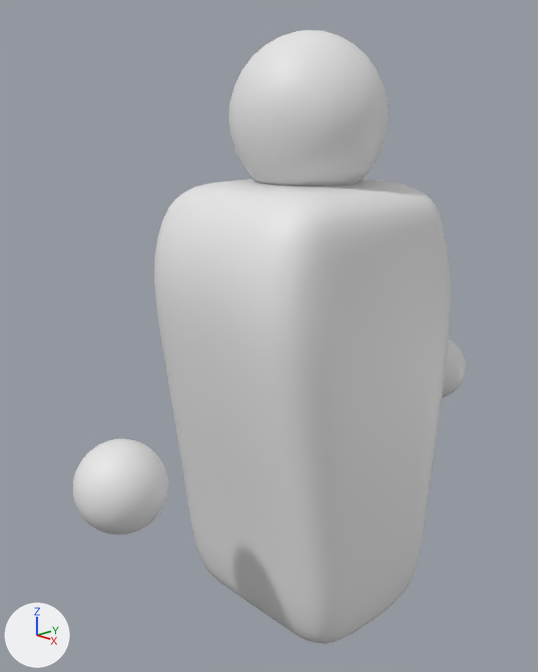
One commit to the Blender file Assets/Art/Model/Charater.blend: the scene before it, then after it.
Before and after are seen from a 50 mm lens placed at (3.23, -3.39, 3.35), pointed at (-0.18, -0.18, 1.96). Arrows for +X, +Y and +Z are at lower left; the lights stay in place. The first picture is the older version.
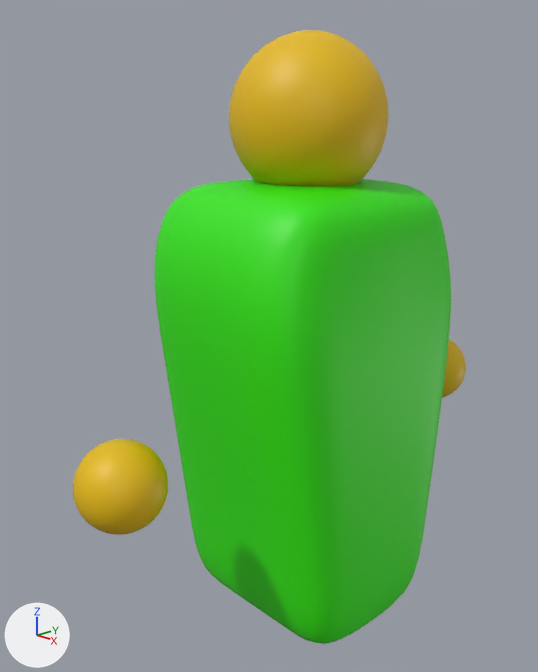
Boxes (x1, y1, x2, y2) around the edits, measured in the pictures (538 x 672 px):
part 1 of me_sphere, recoloured (white to green): (154, 179, 451, 644) in both
part 2 of me_sphere, recoloured (white to yellow): (73, 439, 168, 535) in both
part 3 of me_sphere, recoloured (white to yellow): (229, 30, 389, 186) in both
part 4 of me_sphere, recoloured (white to yellow): (442, 340, 466, 398) in both

The change, as a diff of the scene's bpy script:
```diff
--- a/Assets/Art/Model/Charater.blend.py
+++ b/Assets/Art/Model/Charater.blend.py
@@ mat_shirt @@
+mat_shirt = principled_material('Shirt')
+mat_shirt.base_color = (0.0312, 0.8, 0.0)  # green #31e700
@@ mat_head @@
+mat_head = principled_material('Head')
+mat_head.base_color = (0.805, 0.503, 0.0)  # yellow #e8bc00
@@ me_sphere @@
 me_sphere.from_pydata(...)  # 3240 vertices, 3328 faces; spans x -1.37..1.38, y -3.49..3.52, z -6.65..1.01
 # used by ob_sphere; location = (-0.005, -0.006, 3.32); scale = (0.489, 0.489, 0.489)
+# me_sphere part 1: 1792 of the faces centred in x -1.37..1.38, y -1.72..1.74, z -6.65..-0.75 switch from no material to mat_shirt (green #31e700)
+# me_sphere part 2: 512 of the faces centred in x -0.52..0.51, y -3.48..-2.45, z -4.44..-3.41 switch from no material to mat_head (yellow #e8bc00)
+# me_sphere part 3: 512 of the faces centred in x -0.99..0.93, y -0.97..0.97, z -1.0..1.0 switch from no material to mat_head (yellow #e8bc00)
+# me_sphere part 4: 512 of the faces centred in x -0.52..0.51, y 2.48..3.51, z -4.44..-3.41 switch from no material to mat_head (yellow #e8bc00)
```
